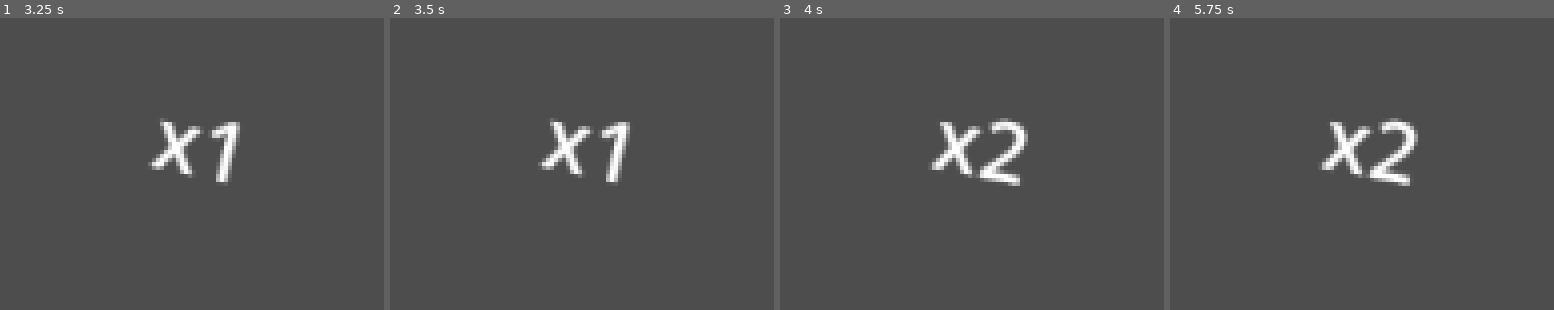
Above: before the commit, frames 1-4 (left to right).
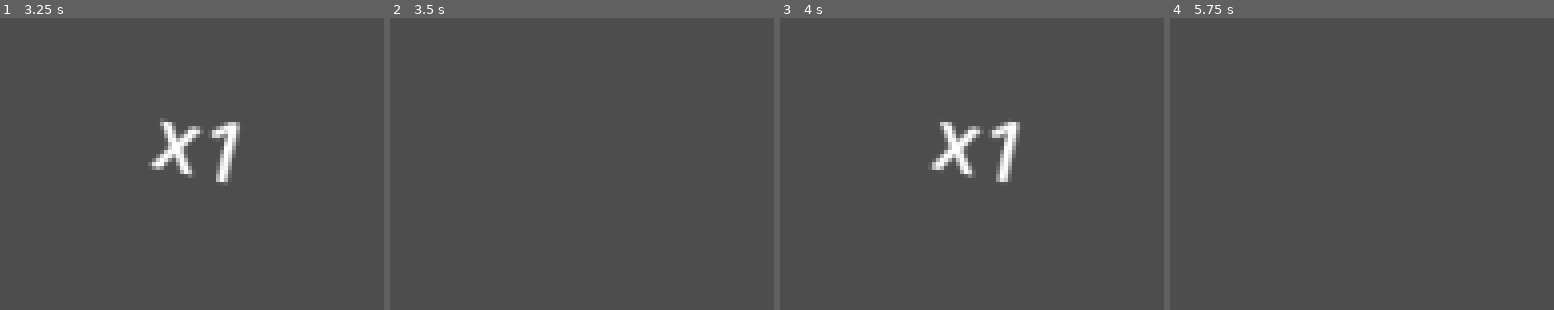
Above: after the commit, the same moments.

Repository: GDD-JamTeam/signal_breaker
Game: Godot game, scene res://scenes/ui/in_game_ui/contador_hitsl.tscn
Two runs of this game, one before a commit and one after it. Both use one fixed random seed, a clock stepped at 60 frames per second and the inputs below.
Inputs:
- Up to frame 1 (3.25 s): tap Enter at 0.5, 2 s; tap Space at 1.25, 2.75 s; hold Left (ui_left) 1.28-2.03 s
- Up to frame 2 (3.5 s): no input
- Up to frame 3 (4 s): hold Left (ui_left) from 3.53 s (still down)
- Up to frame 4 (5.75 s): keep holding Left (ui_left); tap Enter at 4.25 s; tap Space at 5 s

Frame 1 is identical in both runs. In frame 2, 2.1% of the frame differs, in the area x 38-63%, y 34-57%; in frame 3, 1.4%; in frame 4, 2.5%, in the area x 39-65%, y 34-58%.

Commit message:
Añadir reset del contador y token para evitar reseteos incorrectos

Diff:
--- a/signal-breaker/scripts/contador_hits.gd
+++ b/signal-breaker/scripts/contador_hits.gd
@@ -2,22 +2,35 @@
 
 var hits:int = 0
 var tween_pop: Tween
+var reset_timer: Timer
+var reset_token: int
 
 func _ready() -> void:
 	# Conectar con señal de cuando recibe daño un enemigo
-	scale = Vector2.ZERO
-	modulate.a = 0.0
+	self.scale = Vector2.ZERO
+	self.text = ""
+
+	reset_timer = Timer.new()
+	reset_timer.wait_time = 2.0
+	reset_timer.one_shot = true
+	reset_timer.timeout.connect(reset_counter)
+	add_child(reset_timer)
 
 func _process(_delta: float) -> void:
 	if Input.is_action_just_pressed("ui_left"):
 		actualizar_contador()
 
-func actualizar_contador():
+func actualizar_contador() -> void:
 	hits += 1
 	self.text = "x" + str(hits)
 	animacion_pop(hits)
 
-func animacion_pop(hits):
+	reset_token += 1
+
+	reset_timer.stop()
+	reset_timer.start()
+
+func animacion_pop(hits) -> void:
 	if tween_pop:
 		tween_pop.kill()
 
@@ -28,7 +41,19 @@
 	if hits % 10 == 0:
 		scale_factor*=1.3
 
-	modulate.a = 1.0
 	tween_pop.parallel().tween_property(self, "scale", Vector2.ONE*scale_factor, 0.1).set_trans(Tween.TRANS_EXPO)
 	tween_pop.parallel().tween_property(self, "rotation", tilt, 0.1)
 	tween_pop.tween_property(self, "scale", Vector2.ONE, 0.3).set_trans(Tween.TRANS_BACK)
+
+func reset_counter() -> void:
+	var tween_reset = get_tree().create_tween()
+	var mi_token = reset_token
+
+	tween_reset.tween_property(self, "scale", Vector2.ZERO, 0.1)
+	await tween_reset.finished
+
+	if mi_token != reset_token:
+		return
+
+	self.text = ""
+	hits = 0
